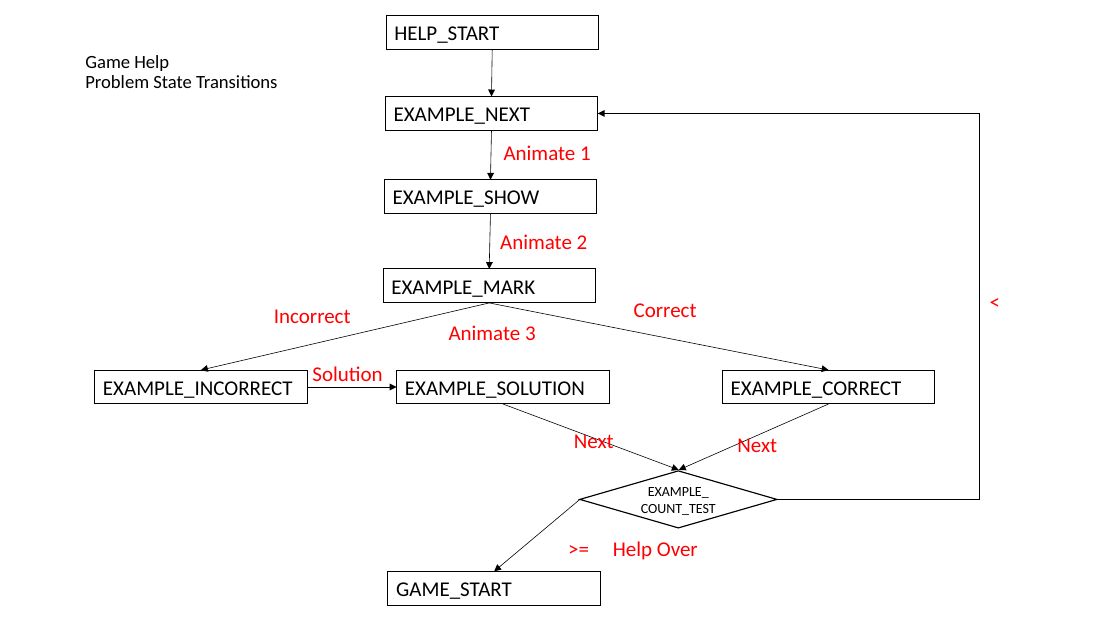
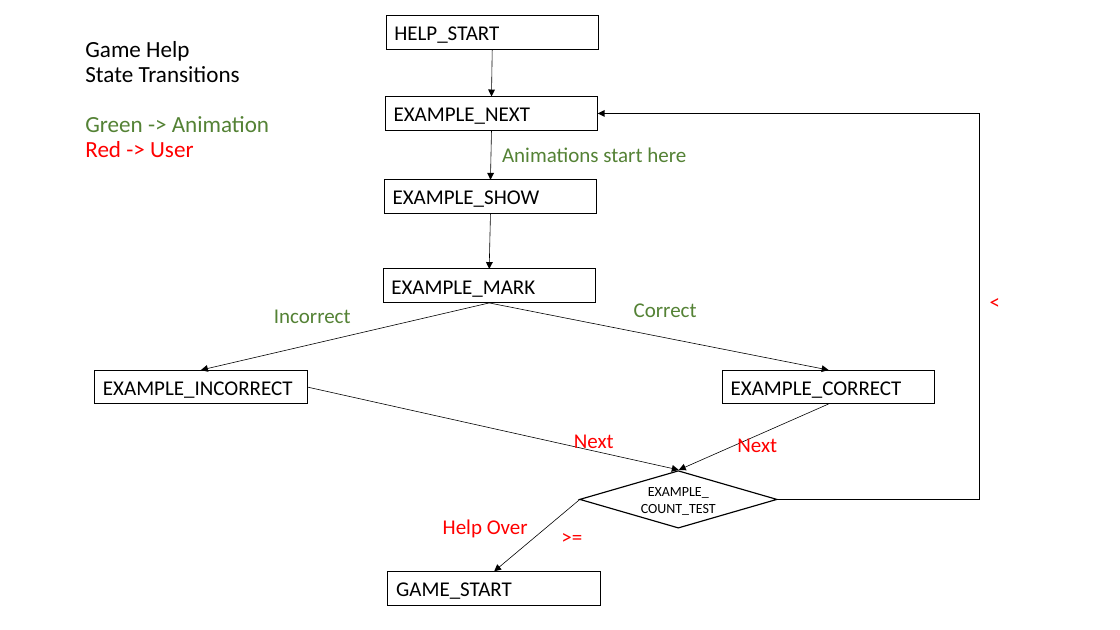
Before and after one commit to rrodini/MakeChangeProjects, a slide deck: slide 9 of documentation/screens_transitions.pptx. Drawn at 1120x630 pixels with LibreOffice and Linux fonts; fonts in the diff are those of the drawing. Boxes give left, top, right and bottom in pixels: in the first picture for what was removed or moved away, otherwise in the second. Text is boxed around its words. In the diff, an @@ line names an element or a change of style, - is before the commit and + after.

```diff
--- a/documentation/screens_transitions.pptx
+++ b/documentation/screens_transitions.pptx
@@ title "Game Help State Transitions Green ..." at [85, 41, 269, 157]: vertical alignment middle to top @@
@@ title at [85, 41, 269, 157]: text changed; size 16 to 19.8 pt @@
-Game Help
-Problem State Transitions
+Game Help
+State Transitions
+Green -> Animation
+Red -> User
@@ text at [502, 147, 686, 162]: text changed; text colour #FF0000 to #548235 @@
-Animate 2
+Animations start here
@@ text removed at [504, 145, 591, 160] @@
-Animate 1
@@ text "Incorrect" at [274, 309, 351, 323]: text colour #FF0000 to #548235 @@
@@ text "Correct" at [634, 303, 697, 317]: text colour #FF0000 to #548235 @@
@@ text removed at [449, 325, 536, 340] @@
-Animate 3
@@ arrow moved from (503, 404) - (679, 470) to (308, 387) - (679, 470) @@
@@ arrow removed from (308, 387) to (397, 387) @@
@@ text removed at [312, 366, 382, 388] @@
-Solution
@@ rectangle removed at [397, 371, 609, 404] @@
-EXAMPLE_SOLUTION
@@ text at [443, 519, 528, 538]: text changed @@
->= Help Over
+Help Over
@@ text added at [549, 519, 595, 553], 18 pt, text #FF0000 @@
+>=
```
Also in this commit, not shown: 2 other slides changed, 1 slide added.
